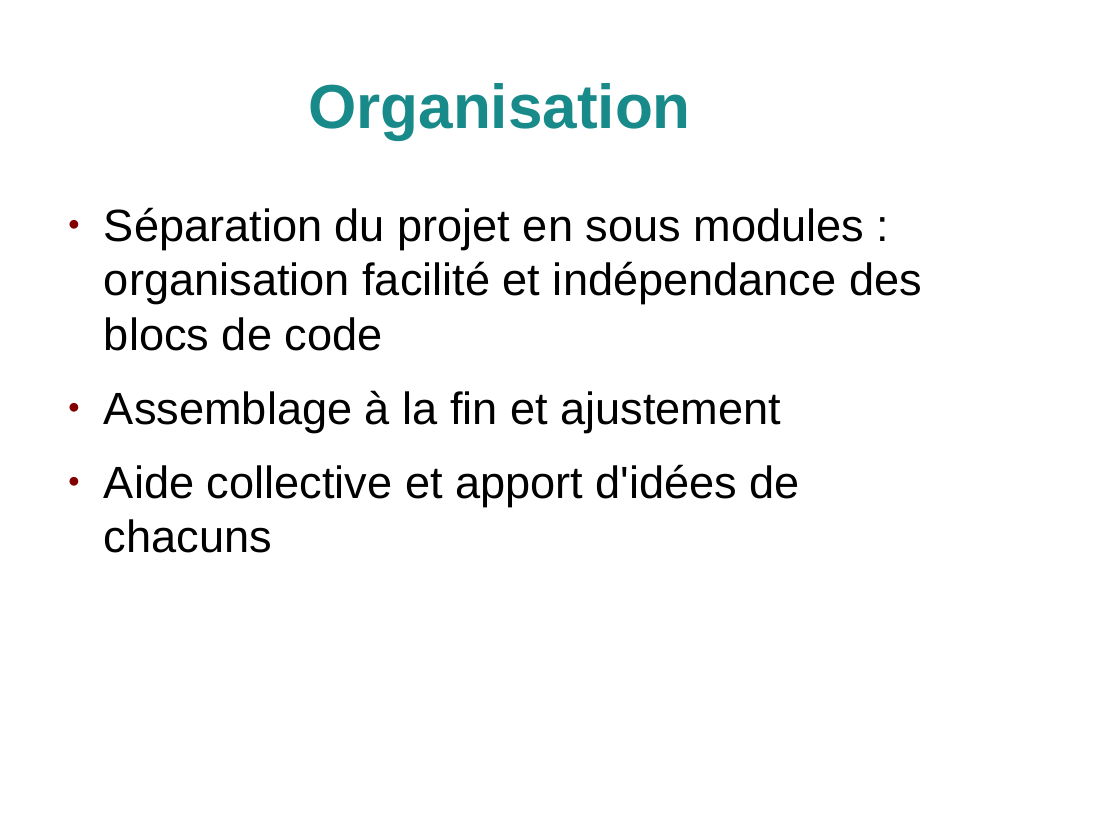
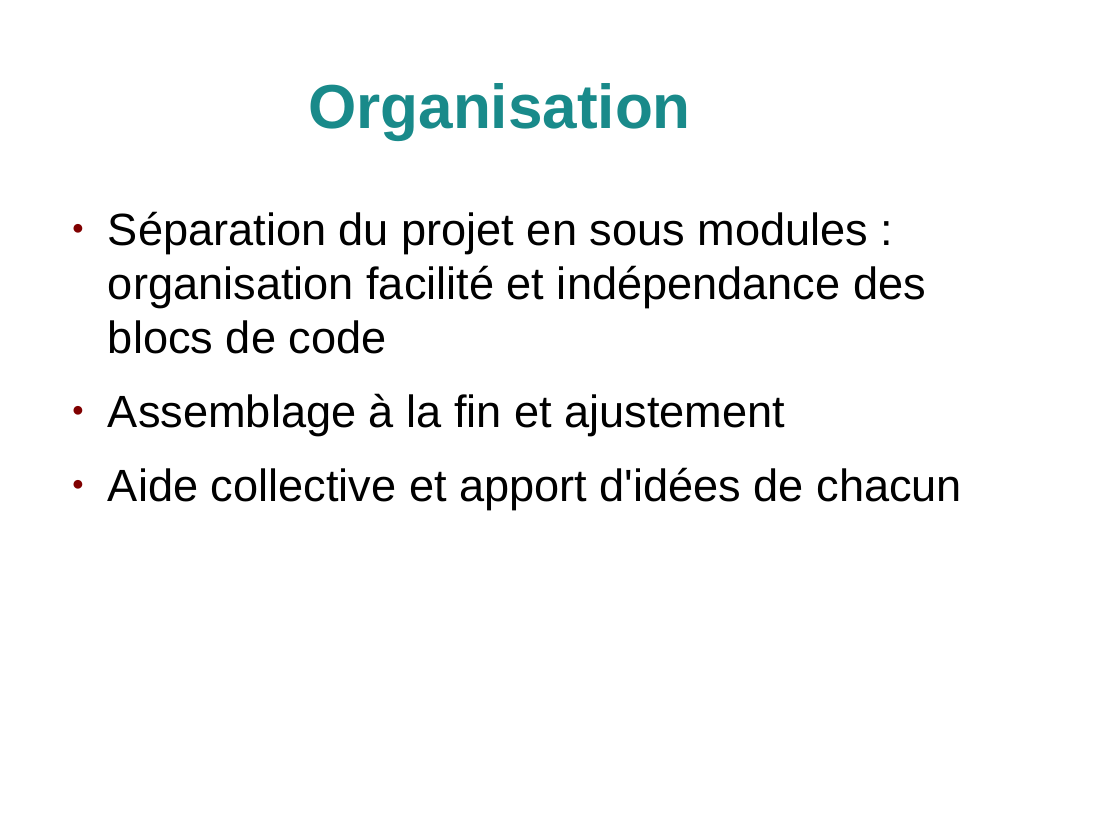
Before and after one commit to 64q/PolyPeer, a slide deck: slide 5 of doc/presentation/polypeer.odp. Drawn at 1120x840 pixels with LibreOffice and Linux fonts; fonts in the diff are those of the drawing; background and template pictures are left out. Boxes give left, top, right and bottom in pixels: in the first picture for what was removed or moved away, otherwise in the second. Text is boxed around its words. In the diff, an @@ line names an element or a change of style, - is before the commit and + after.

```diff
--- a/doc/presentation/polypeer.odp
+++ b/doc/presentation/polypeer.odp
@@ text at box(108, 467, 962, 510): text changed @@
-● Aide collective et apport d'idées de chacuns
+● Aide collective et apport d'idées de chacun
```
Also in this commit, not shown: 5 other slides changed.
